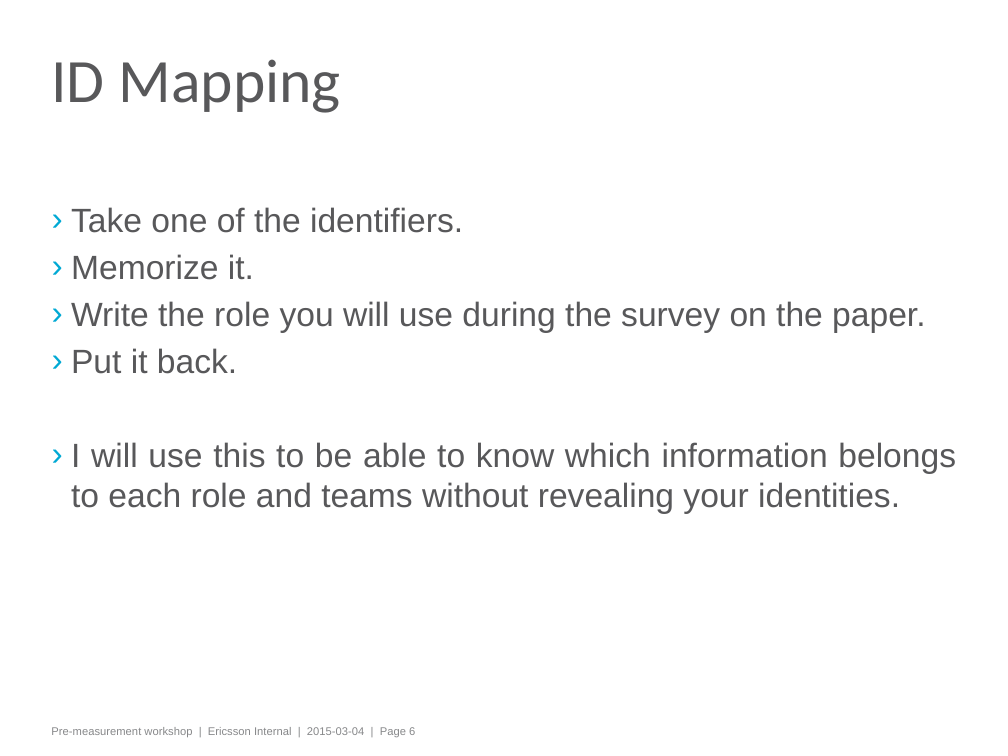
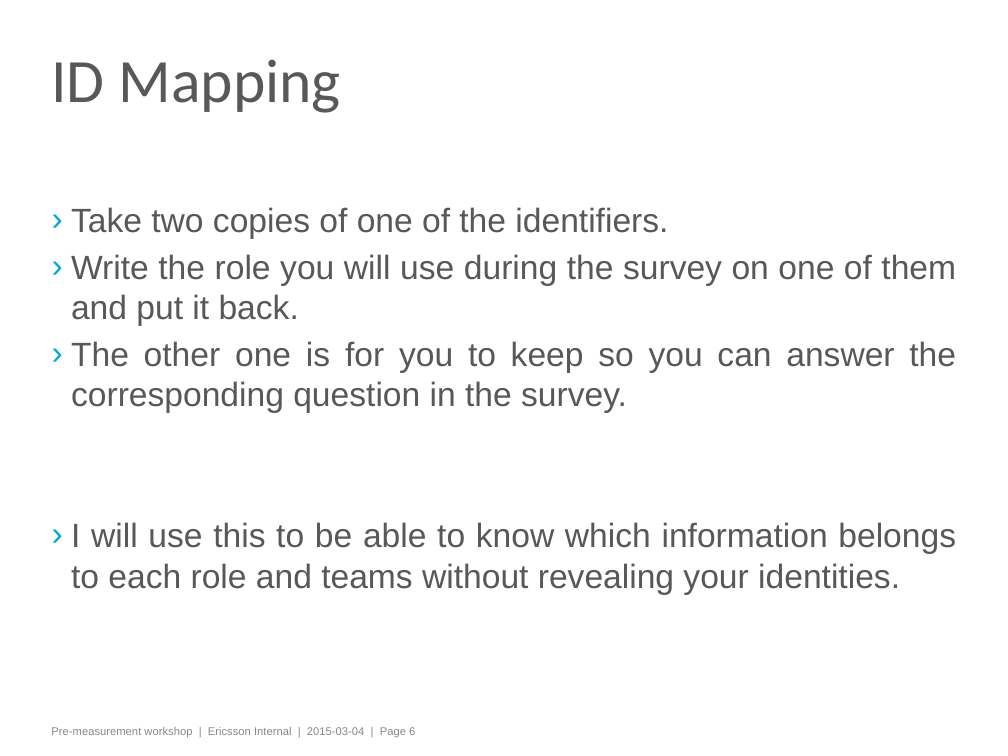
Before and after one commit to stoyicker/thesis-tex, a slide deck: slide 6 of Presentation material/measurement_survey_instructions.pptx. Drawn at 1008x756 pixels with LibreOffice and Linux fonts; fonts in the diff are those of the drawing; background and template pictures are left out. Boxes give left, top, right and bottom in pixels: in the first picture for what was removed or moved away, otherwise in the second. Text is boxed around its words. In the diff, an @@ line names an element or a change of style, - is before the commit and + after.

```diff
--- a/Presentation material/measurement_survey_instructions.pptx
+++ b/Presentation material/measurement_survey_instructions.pptx
@@ text at (71,207,956,413): text changed @@
-› Take one of the identifiers.
-› Memorize it.
-› Write the role you will use during the survey on the paper.
-› Put it back.
+› Take two copies of one of the identifiers.
+› Write the role you will use during the survey on one of them and put it back.
+› The other one is for you to keep so you can answer the corresponding question in the survey.
```
Also in this commit, not shown: 5 other files.
